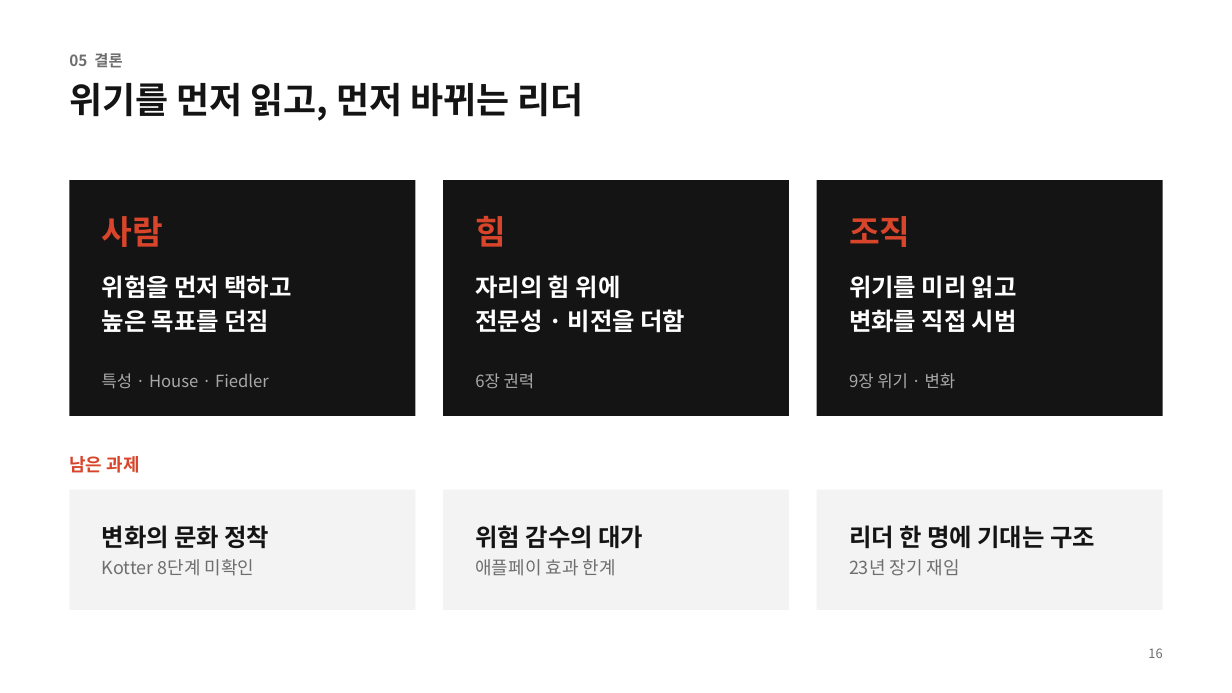
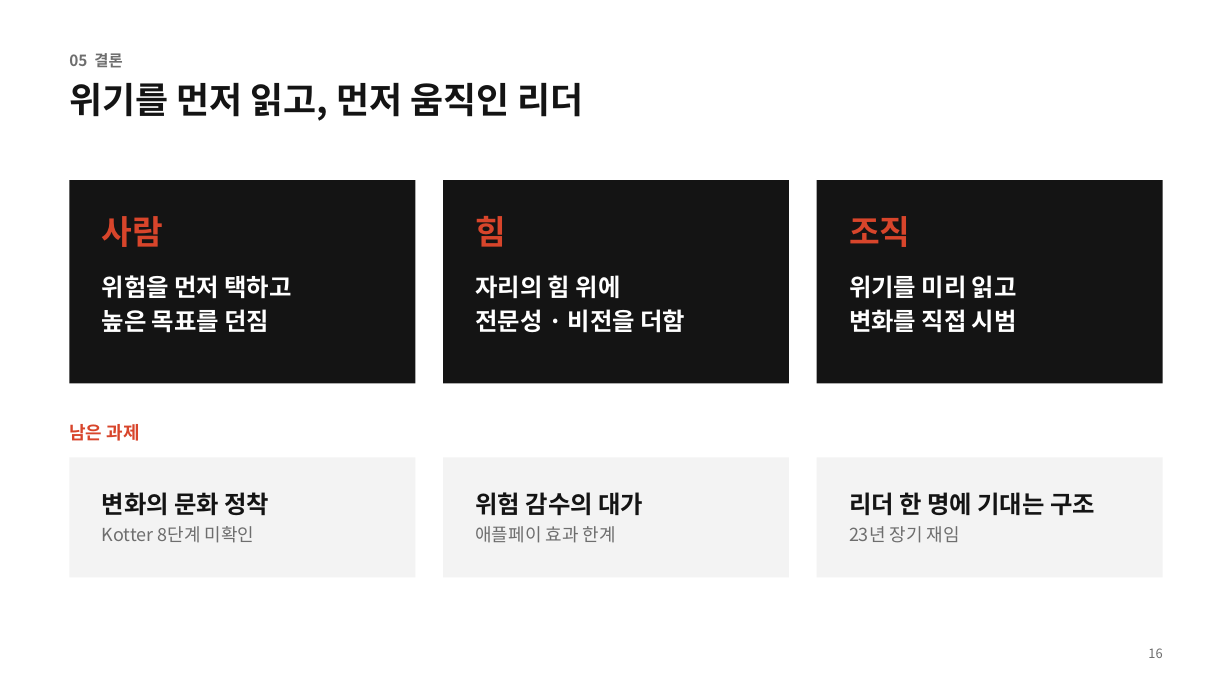
Before and after one commit to NATHAN18-ABLE/for-nathan, a slide deck: slide 16 of leadership-ppt/leadership-final.pptx. Drawn at 1232x693 pixels with LibreOffice and Linux fonts; fonts in the diff are those of the drawing. Boxes give left, top, right and bottom in pixels: in the first picture for what was removed or moved away, otherwise in the second. Text is boxed around its words. In the diff, an @@ line names an element or a change of style, - is before the commit and + after.

```diff
--- a/leadership-ppt/leadership-final.pptx
+++ b/leadership-ppt/leadership-final.pptx
@@ text at bbox=[69, 83, 584, 121]: text changed @@
-위기를 먼저 읽고, 먼저 바뀌는 리더
+위기를 먼저 읽고, 먼저 움직인 리더
@@ rectangle: place and size @@
-rectangle at bbox=[69, 180, 415, 416]
+rectangle at bbox=[69, 180, 415, 384]
@@ rectangle: place and size @@
-rectangle at bbox=[443, 180, 788, 416]
+rectangle at bbox=[443, 180, 788, 384]
@@ rectangle: place and size @@
-rectangle at bbox=[817, 180, 1163, 416]
+rectangle at bbox=[817, 180, 1163, 384]
@@ text removed at bbox=[102, 373, 269, 389] @@
-특성 · House · Fiedler
@@ text removed at bbox=[475, 373, 535, 389] @@
-6장 권력
@@ text removed at bbox=[849, 373, 956, 389] @@
-9장 위기 · 변화
@@ text "남은 과제": place and size @@
-text "남은 과제" at bbox=[69, 456, 139, 473]
+text "남은 과제" at bbox=[69, 424, 139, 441]
@@ 3 texts, 3 rectangles: place and size @@
-3 texts, 3 rectangles at bbox=[69, 490, 1163, 610]
+3 texts, 3 rectangles at bbox=[69, 457, 1163, 578]
```
Also in this commit, not shown: 10 other slides changed, 4 other files.
